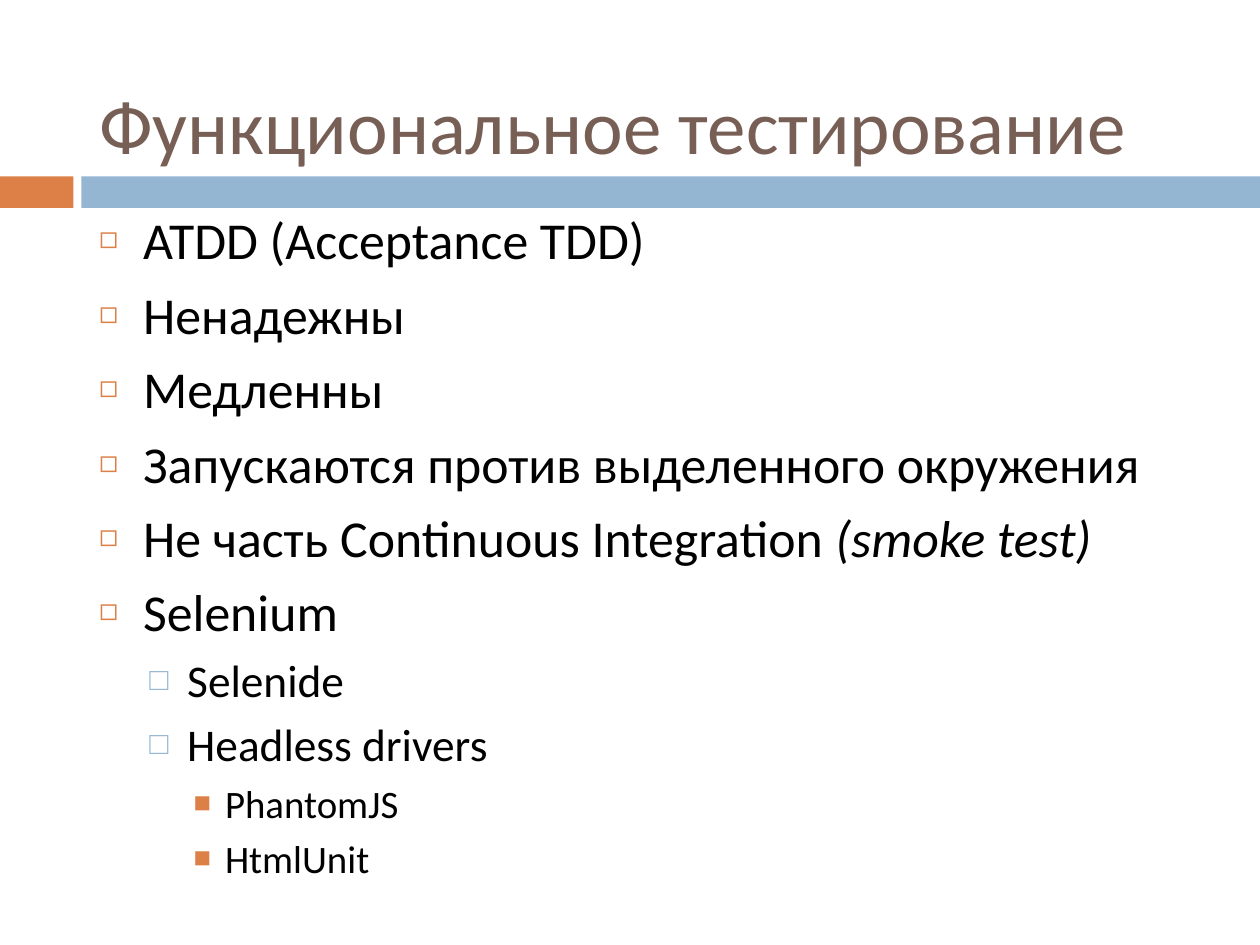
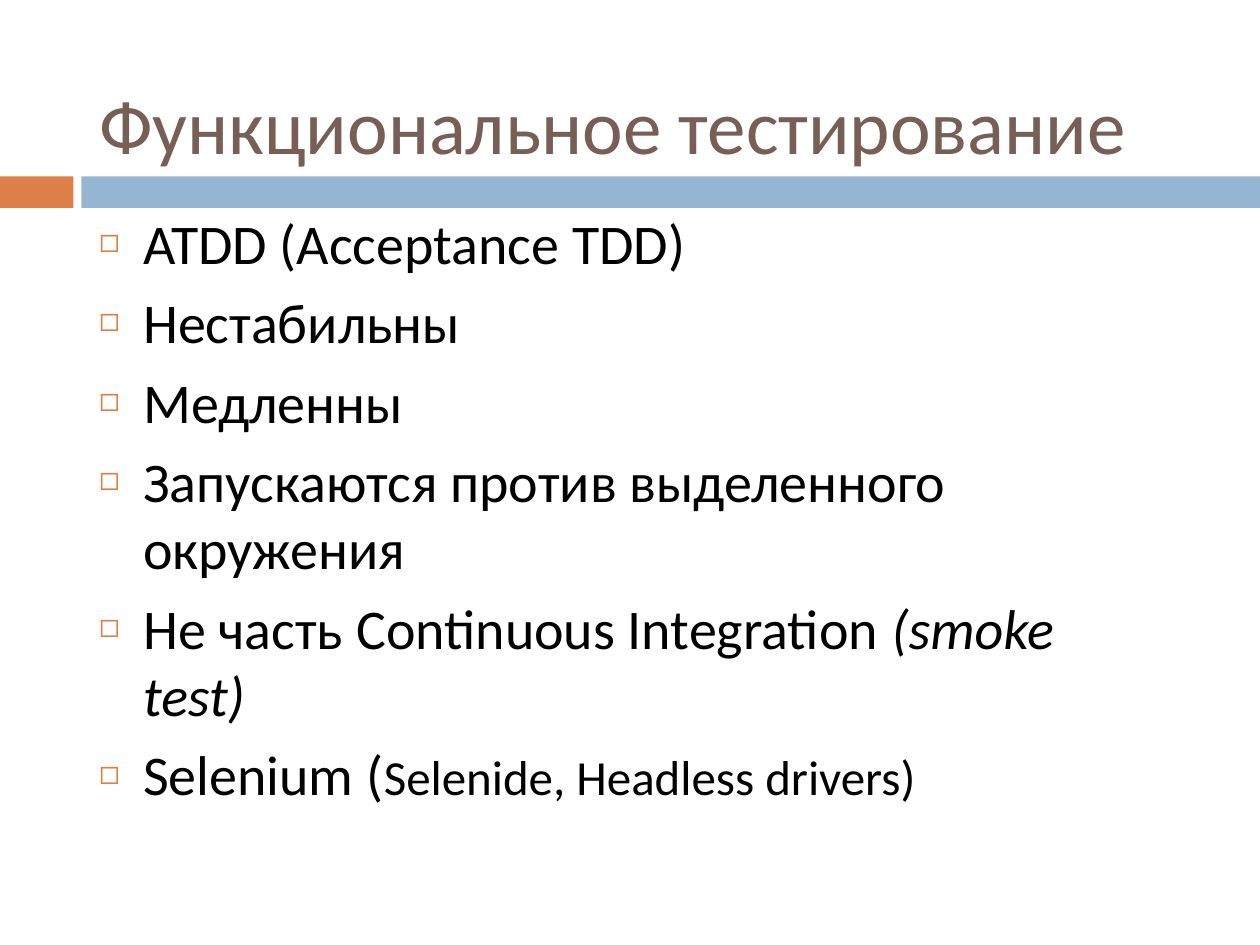
Before and after one commit to vitali-kviatkouski/personal, a slide deck: slide 9 of MiniQ/Testing/Testing.pptx (slide 8 before the commit). Drawn at 1260x945 pixels with LibreOffice and Linux fonts; fonts in the diff are those of the drawing. Boxes give left, top, right and bottom in pixels: in the first picture for what was removed or moved away, otherwise in the second. Text is boxed around its words. In the diff, an @@ line names an element or a change of style, - is before the commit and + after.

```diff
--- a/MiniQ/Testing/Testing.pptx
+++ b/MiniQ/Testing/Testing.pptx
@@ text at box(143, 223, 1054, 724): size 29.6 to 32 pt in "ATDD (Acceptance TDD)", "Медленны", "Запускаются против выделенного окружения", "Не часть Continuous Integration (smoke test)" @@
@@ text at box(143, 305, 460, 344): text changed; size 29.6 to 32 pt @@
-◻ Ненадежны
+◻ Нестабильны
@@ text at box(143, 756, 915, 802): text changed; size 25.9 to 28 pt @@
-◻ Selenium
-  □ Selenide
-  □ Headless drivers
-    ■ PhantomJS
-    ■ HtmlUnit
+◻ Selenium (Selenide, Headless drivers)
```
Also in this commit, not shown: 6 other slides changed, 2 slides added, 1 slide removed.
